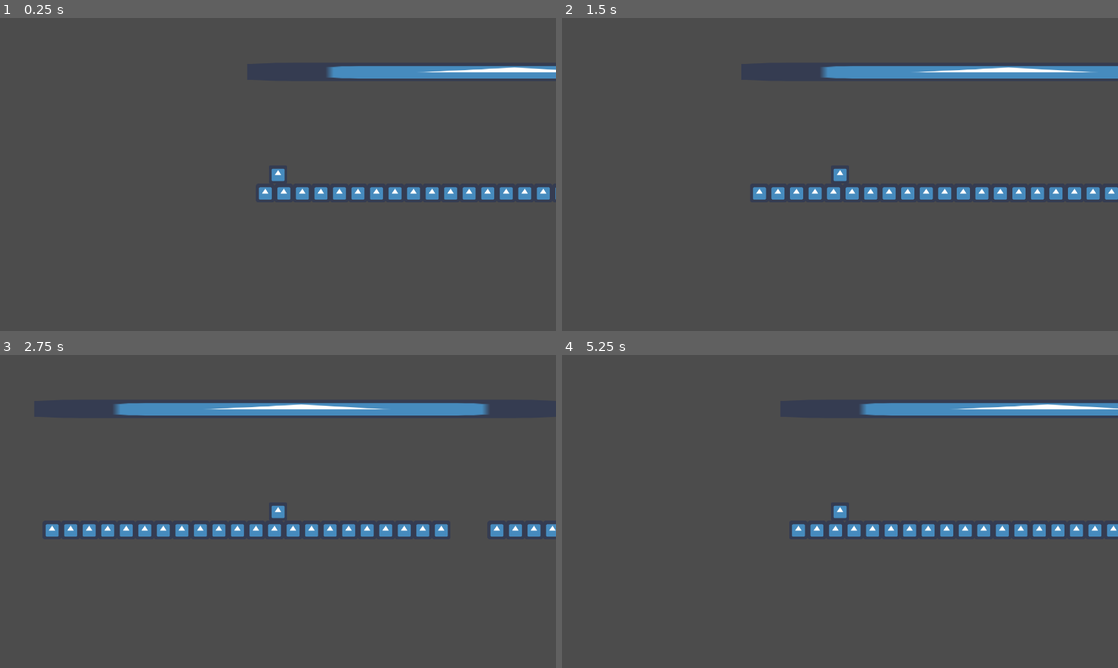
Above: before the commit, frames 1-4 (two rows, left to right).
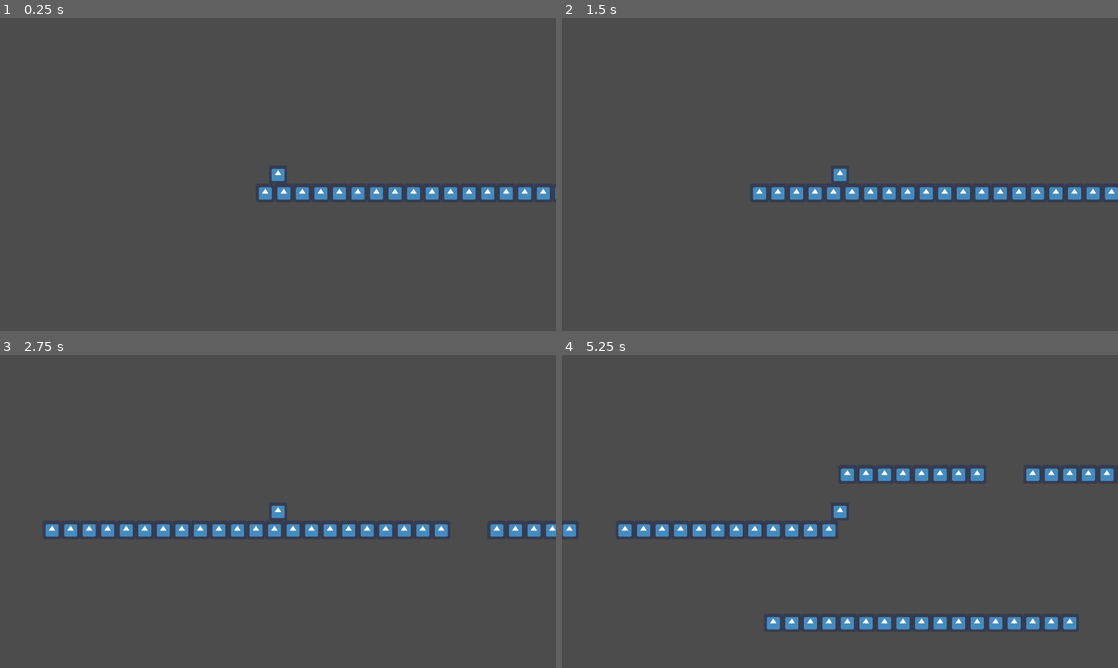
Above: after the commit, the same moments.

Repository: AledCompany/LDJam46
Game: Godot game, scene res://World.tscn
The game is run twice, just before and just after one commit, with the same random seed, the same clock (stepped at 60 frames per second) and the same inputs. The engine's default icon, where the game draws it, is replaced by a stand-in: a white triangle on a blue panel in a dark square.
Inputs:
- Up to frame 1 (0.25 s): no input
- Up to frame 2 (1.5 s): tap Space (jump) at 0.77 s
- Up to frame 3 (2.75 s): tap Space (jump) at 1.52 s
- Up to frame 4 (5.25 s): tap Space (jump) at 3.02, 3.77, 4.52 s

The runs differ from the first frame. In frame 1, 1.6% of the frame differs, in the area x 58-100%, y 15-20%; in frame 2, 2.1%; in frame 3, 2.7%; in frame 4, 7.4%, in the area x 0-100%, y 15-88%.

Commit message:
Trampoline is working /o/

Diff:
--- a/Player.gd
+++ b/Player.gd
@@ -1,4 +1,6 @@
 extends KinematicBody2D
+
+class_name Player
 
 
 const gravity = 9810
@@ -30,14 +32,9 @@
 			velocity += Vector2.UP * 2000
 
 	velocity = move_and_slide(velocity, Vector2.UP)
-	print(velocity)
+#	print(velocity)
 	pass
 
 func _on_DeathZone_body_entered(body):
 	get_tree().reload_current_scene();
 	pass # Replace with function body.
-
-func _on_TrampolineArea_body_entered(body):
-#	velocity += Vector2.UP * 1000
-#	print(velocity)
-	pass # Replace with function body.
--- /dev/null
+++ b/Trampoline.gd
@@ -0,0 +1,25 @@
+extends KinematicBody2D
+
+export var impulse = 2000
+
+
+# Declare member variables here. Examples:
+# var a = 2
+# var b = "text"
+
+
+# Called when the node enters the scene tree for the first time.
+func _ready():
+	pass # Replace with function body.
+
+
+# Called every frame. 'delta' is the elapsed time since the previous frame.
+#func _process(delta):
+#	pass
+
+
+func _on_TrampolineArea_body_entered(body):
+	if body is Player:
+		print("le player veut sauter")
+		body.velocity.y += Vector2.UP.y * impulse
+	pass # Replace with function body.
--- a/Trampoline.tscn
+++ b/Trampoline.tscn
@@ -1,18 +1,24 @@
-[gd_scene load_steps=2 format=2]
+[gd_scene load_steps=3 format=2]
 
-[sub_resource type="RectangleShape2D" id=4]
+[ext_resource path="res://Trampoline.gd" type="Script" id=1]
+
+[sub_resource type="RectangleShape2D" id=1]
 extents = Vector2( 22.4006, 20.0734 )
 
 [node name="Trampoline" type="KinematicBody2D"]
+collision_layer = 2
+collision_mask = 2
+script = ExtResource( 1 )
 
 [node name="CollisionPolygon2D" type="CollisionPolygon2D" parent="."]
-position = Vector2( 331.235, 440.57 )
-polygon = PoolVector2Array( -6.06726, 6.82947, 48.4763, -35.6028, 49.3084, 6.81543 )
+position = Vector2( -24.6835, -7.29774 )
+polygon = PoolVector2Array( -6.06726, 6.82947, 49.5187, -15.3157, 49.3084, 6.81543 )
 
 [node name="Sprite" type="Sprite" parent="."]
 
 [node name="TrampolineArea" type="Area2D" parent="."]
 
 [node name="CollisionShape2D" type="CollisionShape2D" parent="TrampolineArea"]
-position = Vector2( 353.012, 427.567 )
-shape = SubResource( 4 )
+position = Vector2( -1.36723, -20.3597 )
+shape = SubResource( 1 )
+[connection signal="body_entered" from="TrampolineArea" to="." method="_on_TrampolineArea_body_entered"]
--- a/World.tscn
+++ b/World.tscn
@@ -1,9 +1,8 @@
-[gd_scene load_steps=8 format=2]
+[gd_scene load_steps=7 format=2]
 
 [ext_resource path="res://icon.png" type="Texture" id=1]
 [ext_resource path="res://Player.tscn" type="PackedScene" id=2]
 [ext_resource path="res://Trampoline.tscn" type="PackedScene" id=3]
-[ext_resource path="res://StaticBody2D.tscn" type="PackedScene" id=4]
 
 [sub_resource type="ConvexPolygonShape2D" id=4]
 points = PoolVector2Array( 64, 64, 0, 64, 0, 0, 64, 0 )
@@ -38,6 +37,8 @@
 
 [node name="TileMap" type="TileMap" parent="."]
 tile_set = SubResource( 2 )
+collision_layer = 3
+collision_mask = 3
 format = 1
 tile_data = PoolIntArray( 262180, 0, 0, 262181, 0, 0, 262182, 0, 0, 262183, 0, 0, 262184, 0, 0, 262185, 0, 0, 262186, 0 …(887 unchanged characters)…
 
@@ -55,9 +56,5 @@
 shape = SubResource( 3 )
 
 [node name="Trampoline" parent="." instance=ExtResource( 3 )]
-position = Vector2( -494.609, -379.943 )
-
-[node name="StaticBody2D" parent="." instance=ExtResource( 4 )]
-position = Vector2( 878.518, 61.7968 )
-scale = Vector2( 28.377, 1 )
+position = Vector2( 1379.66, 448.348 )
 [connection signal="body_entered" from="DeathZone" to="Player" method="_on_DeathZone_body_entered"]
--- a/project.godot
+++ b/project.godot
@@ -8,9 +8,14 @@
 
 config_version=4
 
-_global_script_classes=[  ]
+_global_script_classes=[ {
+"base": "KinematicBody2D",
+"class": "Player",
+"language": "GDScript",
+"path": "res://Player.gd"
+} ]
 _global_script_class_icons={
-
+"Player": ""
 }
 
 [application]
